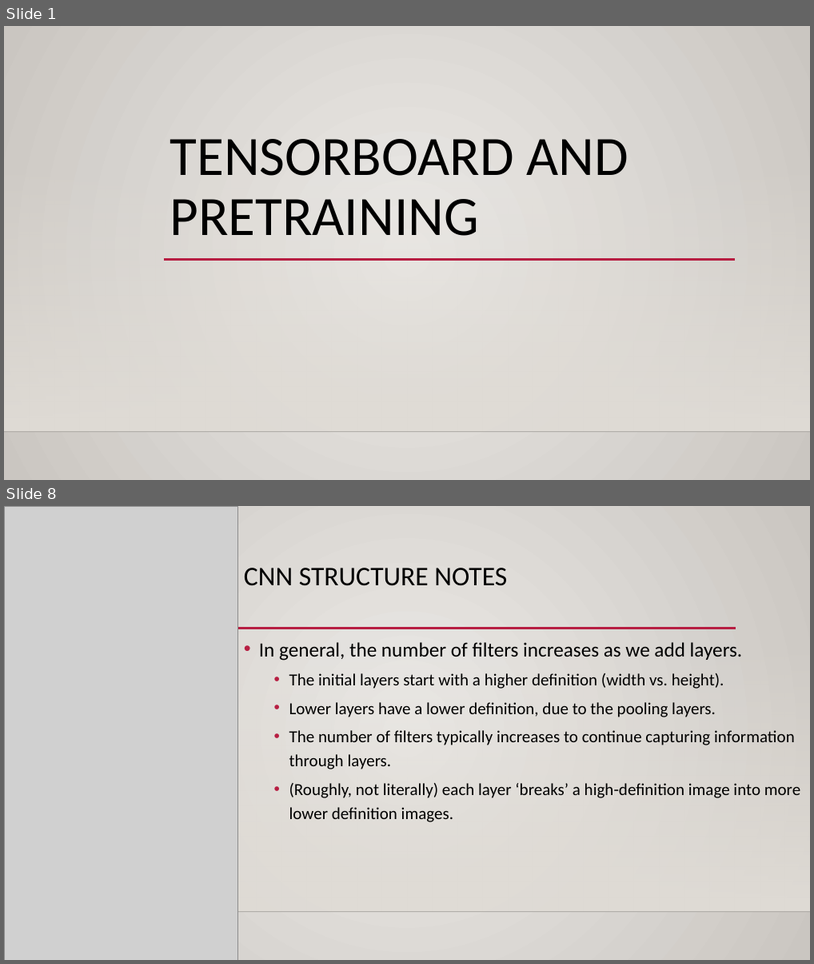
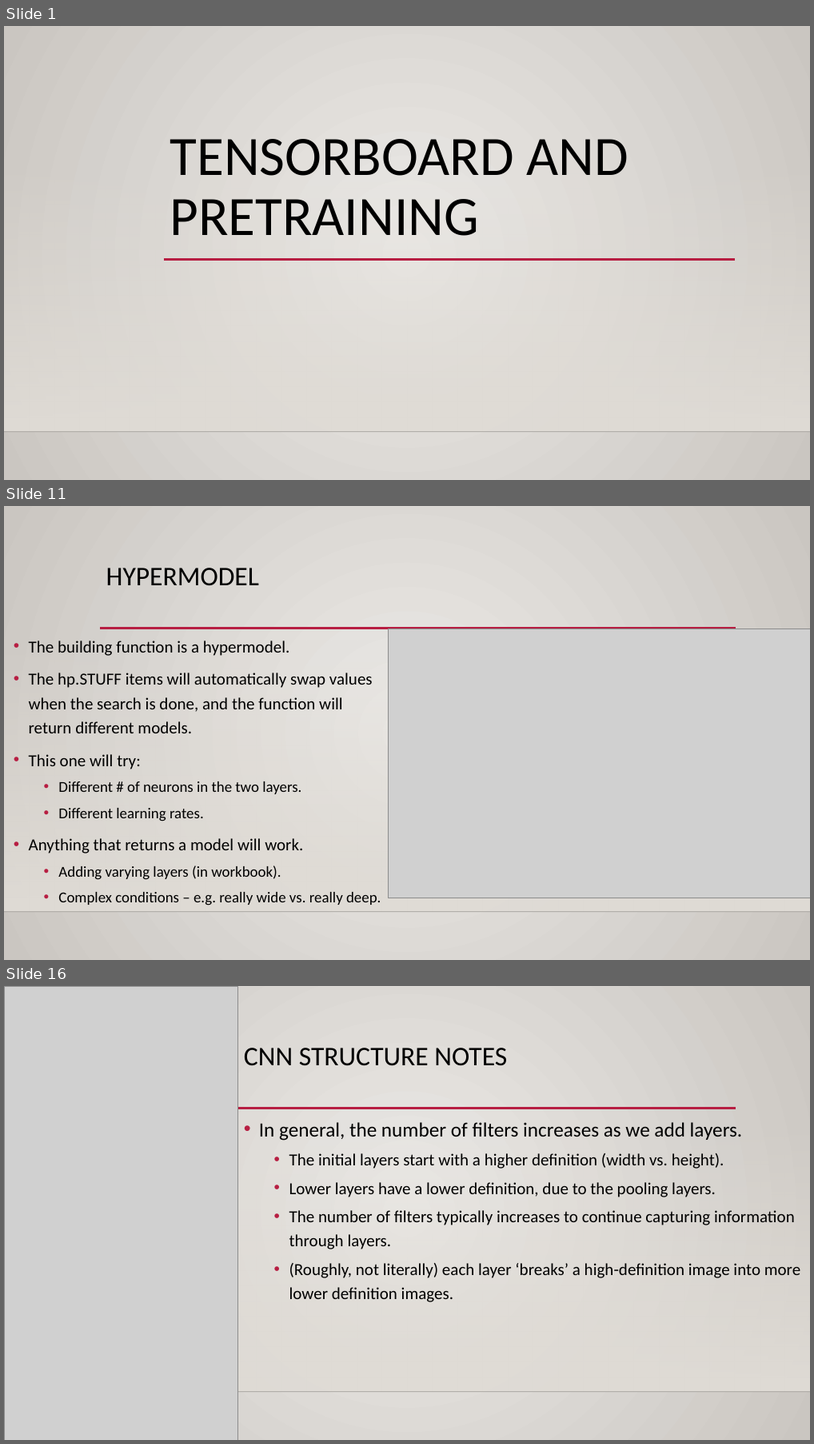
Before and after one commit to calvint13/Intro_to_Machine_Learning_Student_Workbooks, a slide deck: reference_content/Slides/tensorboard_cnn_2.pptx. Shown one above the other, each under a label of ours: slides 1 and 8 before the commit, slides 1, 11 and 16 after it; the slides between them are not shown. The pictures are 814x964 and 814x1444 pixels, drawn with LibreOffice and Linux fonts; fonts in the diff are those of the drawing; grey boxes stand for pictures; background and template pictures are left out. Boxes give left, top, right and bottom in pixels: in the first picture for what was removed or moved away, otherwise in the second. Text is boxed around its words. In the diff, an @@ line names an element or a change of style, - is before the commit and + after.

```diff
--- a/reference_content/Slides/tensorboard_cnn_2.pptx
+++ b/reference_content/Slides/tensorboard_cnn_2.pptx
@@ slide 11 added at <box>4,506,810,960</box>, background gradient #ECEAE7 to #CAC7C1; not listed: 3 template elements that a slide beside it also shows @@
@@ title added at <box>106,568,259,586</box>, 32 pt, text #000000 @@
+HYPERMODEL
@@ text added at <box>29,640,381,905</box>, 20 pt, text #000000 @@
+• The building function is a hypermodel.
+• The hp.STUFF items will automatically swap values when the search is done, and the function will return different models.
+• This one will try:
+  • Different # of neurons in the two layers.
+  • Different learning rates.
+• Anything that returns a model will work.
+  • Adding varying layers (in workbook).
+  • Complex conditions – e.g. really wide vs. really deep.
@@ picture added at <box>388,629,810,898</box> @@
@@ what was slide 8 is now slide 16 @@
```
Also in this commit, not shown: 1 slide changed, 12 other slides added, 4 slides removed, 1 other file.
